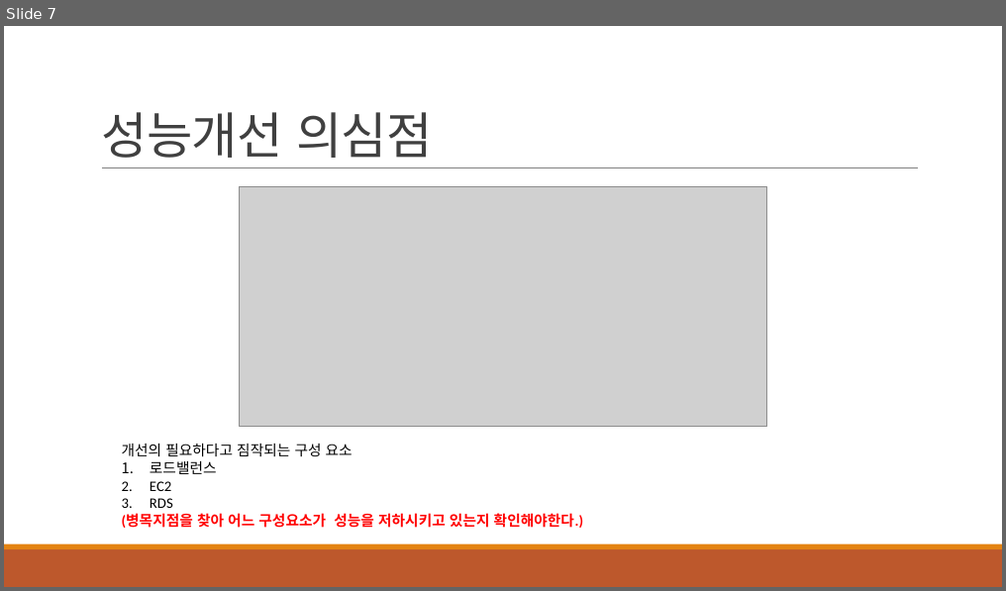
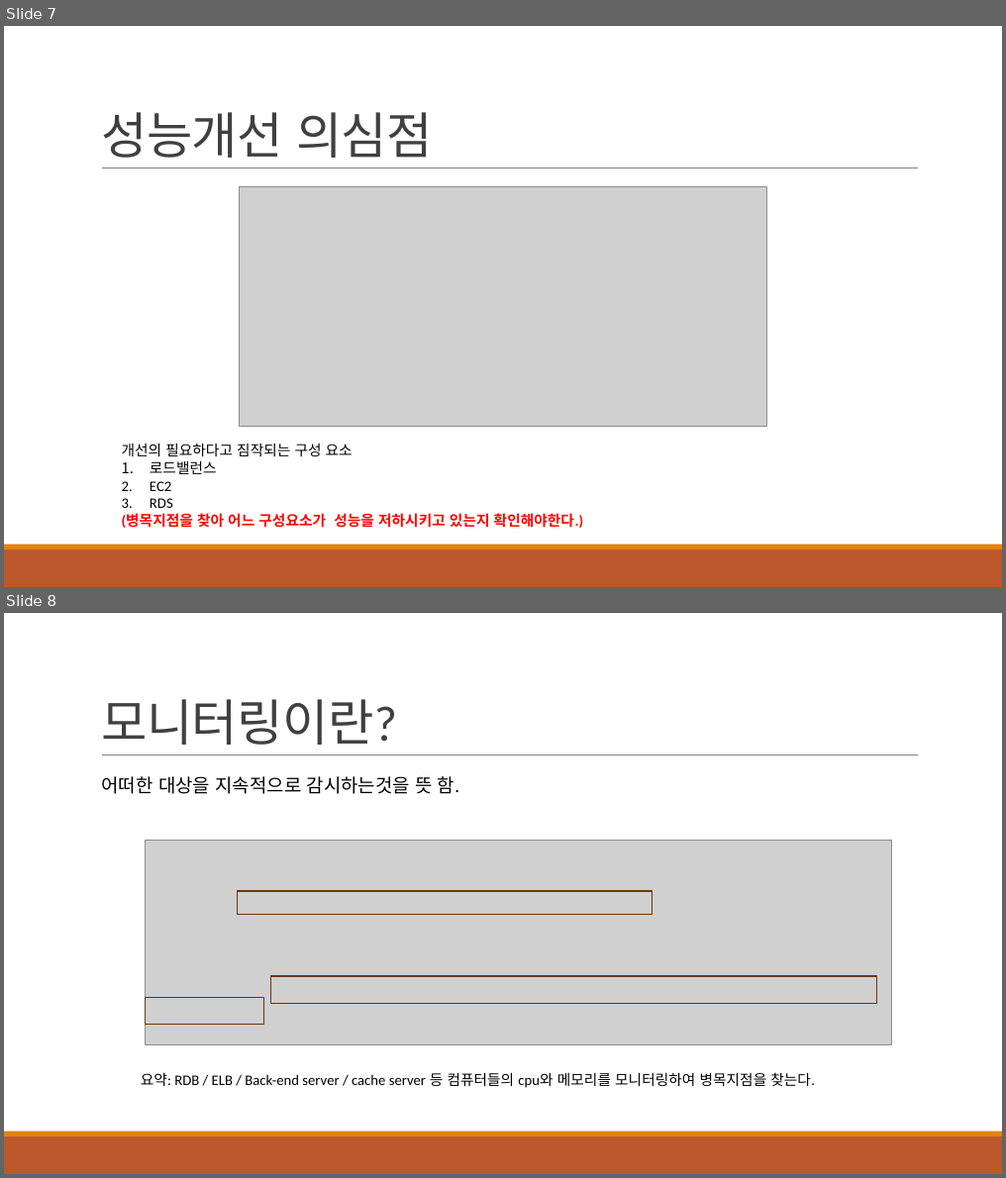
Before and after one commit to khb3025/study-load-test, a slide deck: ppt/3. 부하테스트 모니터 링.pptx. Shown one above the other, each under a label of ours: slide 7 before the commit, slides 7 and 8 after it. The pictures are 1006x591 and 1006x1178 pixels, drawn with LibreOffice and Linux fonts; fonts in the diff are those of the drawing; grey boxes stand for pictures. Boxes give left, top, right and bottom in pixels: in the first picture for what was removed or moved away, otherwise in the second. Text is boxed around its words. In the diff, an @@ line names an element or a change of style, - is before the commit and + after.

Commit message:
feat : EC2 / RDS 모니터링 셋팅
- aws-cloud-watch-agent
- cloud-watch 위젯셋팅
- 병목진단

```diff
--- a/ppt/3. 부하테스트 모니터 링.pptx
+++ b/ppt/3. 부하테스트 모니터 링.pptx
@@ slide 8 added at [4,613,1002,1174], background #FFFFFF; not listed: 3 template elements that a slide beside it also shows @@
@@ title added at [101,699,397,745], 48 pt, text #404040 @@
+모니터링이란?
@@ text added at [102,776,459,794], 18 pt, text #000000 @@
+어떠한 대상을 지속적으로 감시하는것을 뜻 함.
@@ group added at [145,841,892,1046]: 3 rectangles, 1 picture @@
@@ text added at [141,1073,815,1088], 14 pt, text #000000 @@
+요약: RDB / ELB / Back-end server / cache server 등 컴퓨터들의 cpu와 메모리를 모니터링하여 병목지점을 찾는다.
```
Also in this commit, not shown: 1 slide changed, 39 other slides added, 1 other file.
